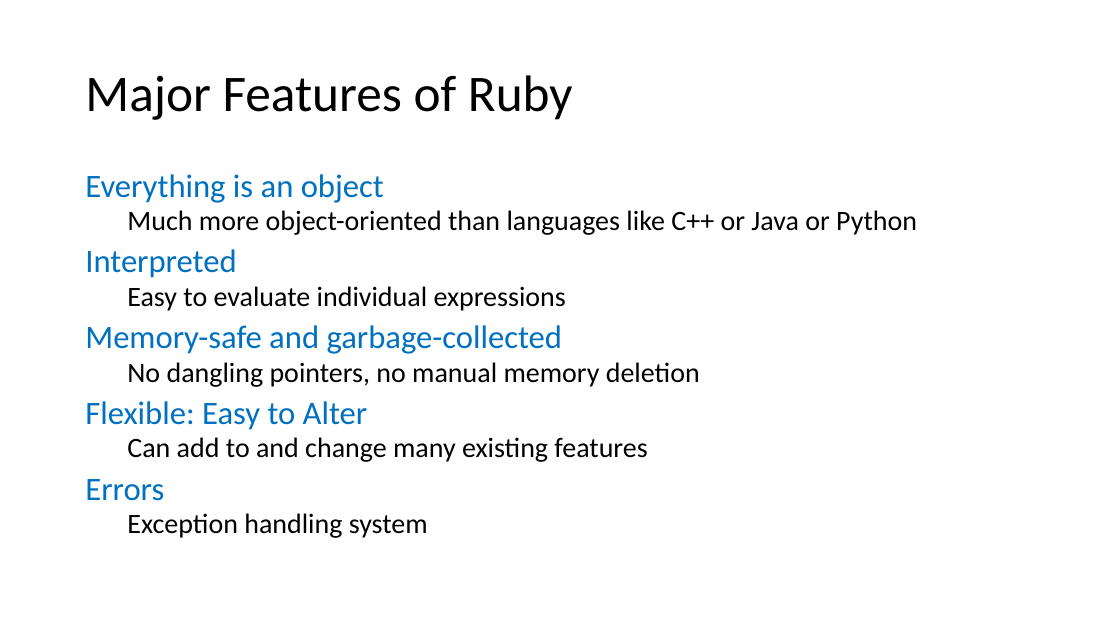
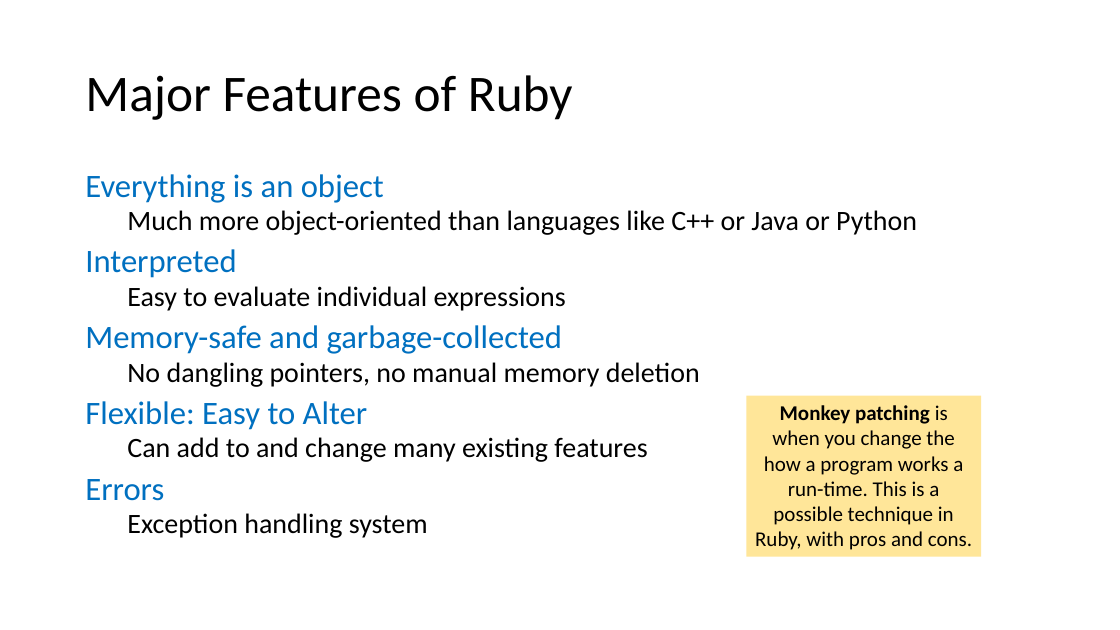
Before and after one commit to tjd1234/cmpt383summer2022, a slide deck: slide 13 of docs/languages/ruby/ruby1995.pptx. Drawn at 1120x630 pixels with LibreOffice and Linux fonts; fonts in the diff are those of the drawing. Boxes give left, top, right and bottom in pixels: in the first picture for what was removed or moved away, otherwise in the second. Text is boxed around its words. In the diff, an @@ line names an element or a change of style, - is before the commit and + after.

```diff
--- a/docs/languages/ruby/ruby1995.pptx
+++ b/docs/languages/ruby/ruby1995.pptx
@@ rectangle added at box(746, 396, 981, 557), fill #FFE699, 18 pt, text #000000 @@
+Monkey patching is when you change the how a program works a run-time. This is a possible technique in Ruby, with pros and cons.
```
Also in this commit, not shown: 4 other slides changed.
